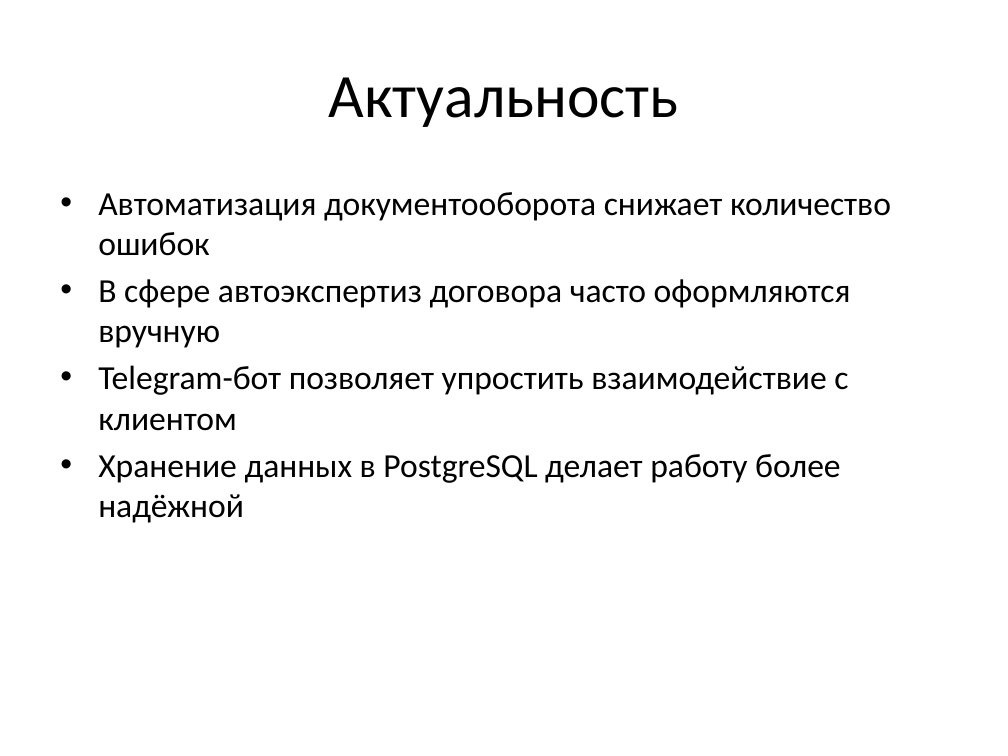
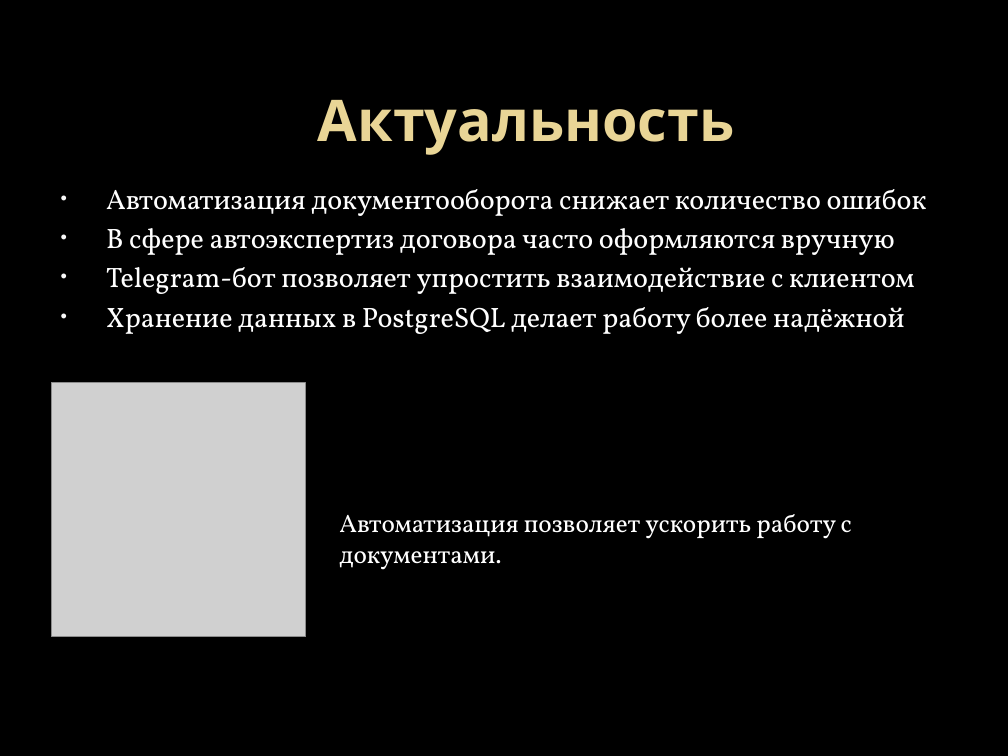
Before and after one commit to Ivan9005/autoexpert-bot, a slide deck: slide 2 of presentation/Система автоматизации оформления договоров автоэксперта на базе Telegram-бота.pptx. Drawn at 1008x756 pixels with LibreOffice and Linux fonts; fonts in the diff are those of the drawing; grey boxes stand for pictures; background and template pictures are left out. Boxes give left, top, right and bottom in pixels: in the first picture for what was removed or moved away, otherwise in the second. Text is boxed around its words. In the diff, an @@ line names an element or a change of style, - is before the commit and + after.

```diff
--- a/presentation/Система автоматизации оформления договоров автоэксперта на базе Telegram-бота.pptx
+++ b/presentation/Система автоматизации оформления договоров автоэксперта на базе Telegram-бота.pptx
@@ background #FFFFFF to picture (left out) @@
@@ title "Актуальность" moved from (x1=329, y1=77, x2=679, y2=127) to (x1=318, y1=100, x2=734, y2=155) @@
@@ title "Актуальность" at (x1=318, y1=100, x2=734, y2=155): size 44 to 41 pt, font Calibri to Noto Sans, text colour #000000 to gradient #EAD696 to #E7D081, bold on @@
@@ text "Автоматизация документооборота снижает количество ошибок" moved from (x1=98, y1=192, x2=891, y2=523) to (x1=106, y1=189, x2=927, y2=334) @@
@@ text "Автоматизация документооборота снижает количество ошибок" at (x1=106, y1=189, x2=927, y2=334): size 24 to 20 pt, font Calibri to Vollkorn, text colour #000000 to #FFFFFF; indent changed @@
@@ picture added at (x1=51, y1=383, x2=305, y2=637) @@
@@ text added at (x1=339, y1=514, x2=852, y2=570), 18 pt, text #FFFFFF @@
+Автоматизация позволяет ускорить работу с документами.
```
Also in this commit, not shown: 15 other slides changed.
